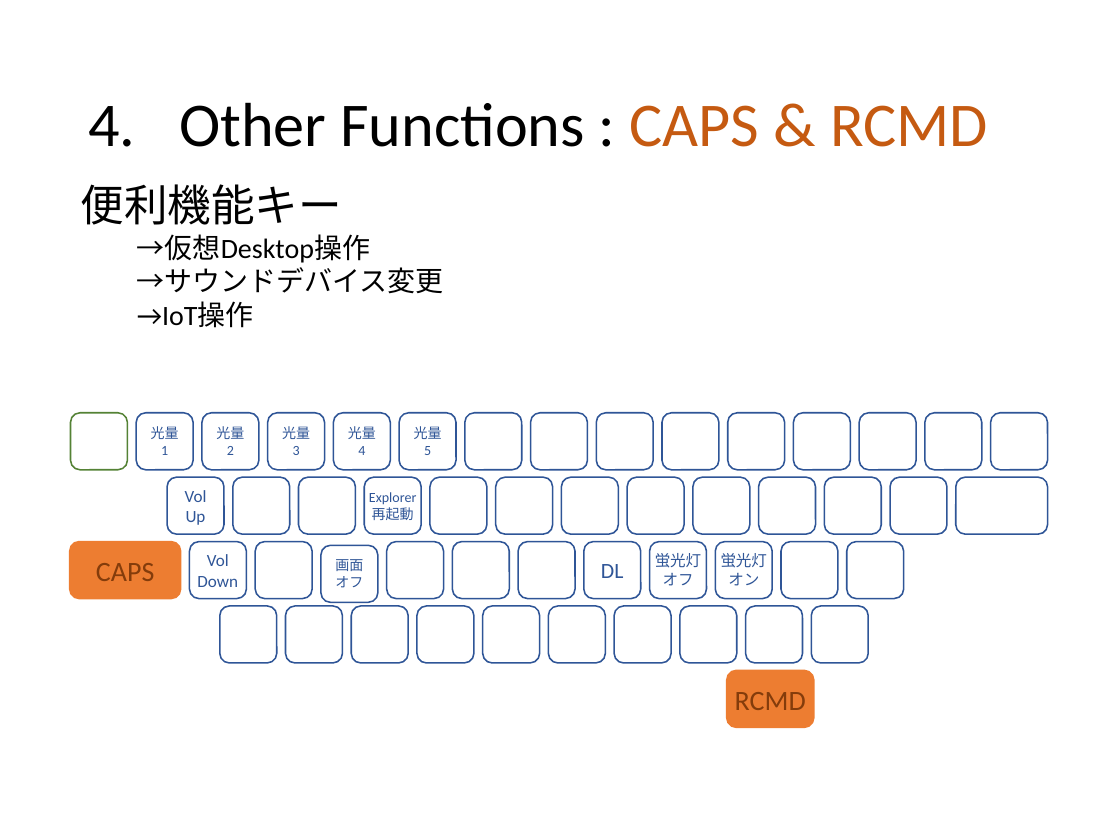
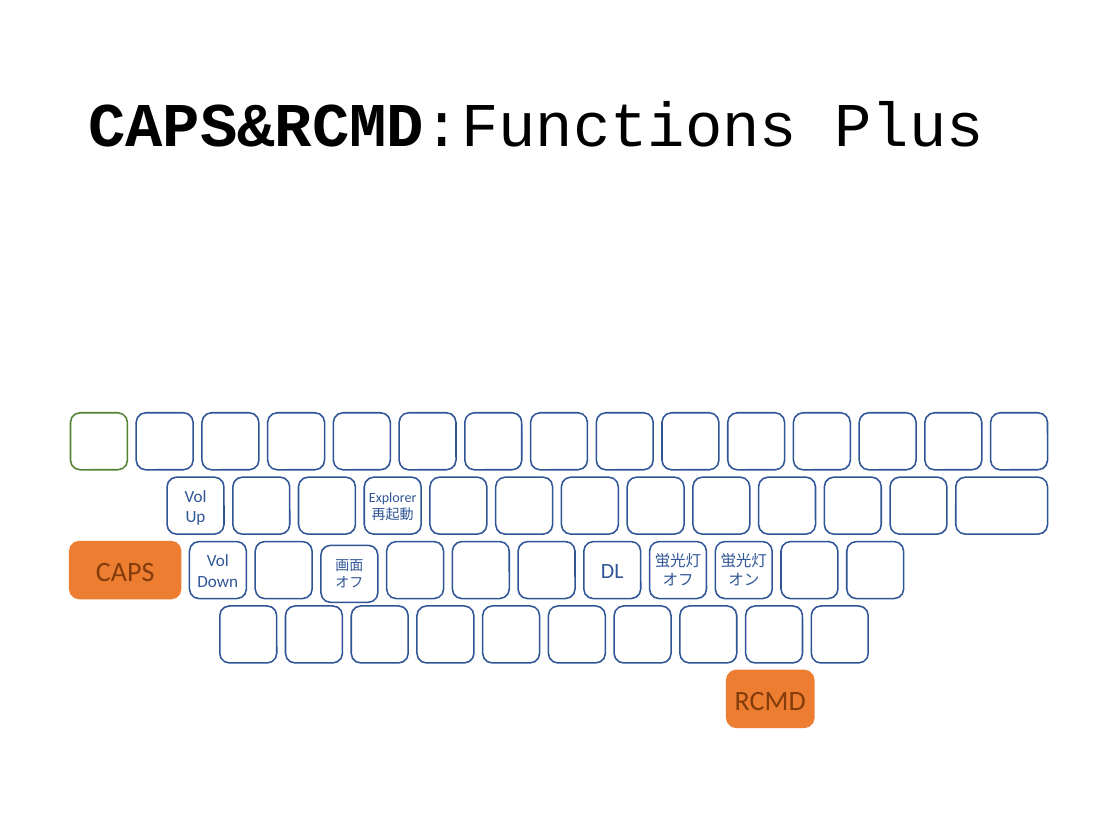
Before and after one commit to ittooo66/myAHK, a slide deck: slide 7 of MANUAL.pptx (slide 8 before the commit). Drawn at 1120x840 pixels with LibreOffice and Linux fonts; fonts in the diff are those of the drawing. Boxes give left, top, right and bottom in pixels: in the first picture for what was removed or moved away, otherwise in the second. Text is boxed around its words. In the diff, an @@ line names an element or a change of style, - is before the commit and + after.

```diff
--- a/MANUAL.pptx
+++ b/MANUAL.pptx
@@ title at [88,101,983,147]: text changed; font Calibri to Courier New @@
-4. Other Functions : CAPS & RCMD
+CAPS&RCMD:Functions Plus
@@ text removed at [81,184,444,328] @@
-    便利機能キー
-      →仮想Desktop操作
-      →サウンドデバイス変更
-      →IoT操作
@@ text in rounded rectangle at [151,426,179,455]: text removed @@
-光量
-1
@@ text in rounded rectangle at [216,426,244,455]: text removed @@
-光量
-2
@@ text in rounded rectangle at [282,426,310,455]: text removed @@
-光量
-3
@@ text in rounded rectangle at [348,426,376,455]: text removed @@
-光量
-4
@@ text in rounded rectangle at [414,426,442,455]: text removed @@
-光量
-5
```
Also in this commit, not shown: 11 other slides changed, 4 slides removed.
